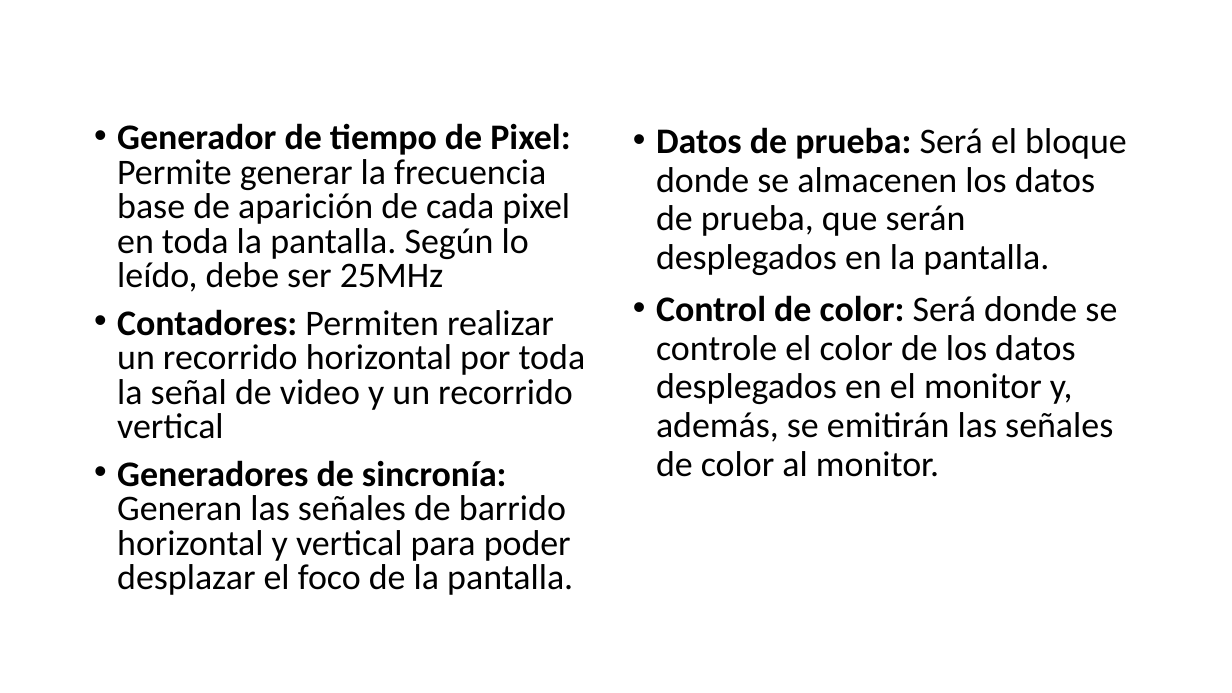
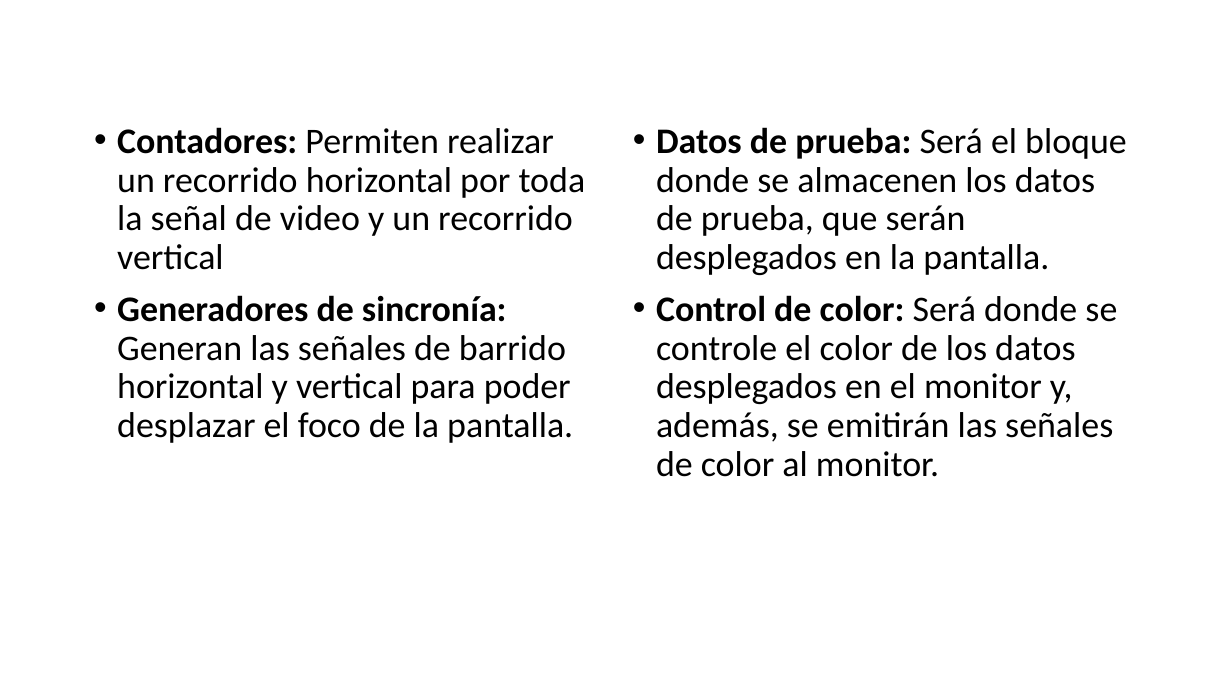
Before and after one commit to lleon95/proy_1_grupo_7_II_2016, a slide deck: slide 4 of Diseño/Bosquejo de bloques - definitivo (1).pptx. Drawn at 1232x693 pixels with LibreOffice and Linux fonts; fonts in the diff are those of the drawing. Boxes give left, top, right and bottom in pixels: in the first picture for what was removed or moved away, otherwise in the second. Text is boxed around its words. In the diff, an @@ line names an element or a change of style, - is before the commit and + after.

```diff
--- a/Diseño/Bosquejo de bloques - definitivo (1).pptx
+++ b/Diseño/Bosquejo de bloques - definitivo (1).pptx
@@ text "Contadores: Permiten realizar un recorrido ..." at (117, 127, 586, 443): line spacing 0.8 to 0.9 @@
@@ text at (117, 123, 570, 292): paragraph removed @@
-• Generador de tiempo de Pixel: Permite generar la frecuencia base de aparición de cada pixel en toda la pantalla. Según lo leído, debe ser 25MHz
```
Also in this commit, not shown: 3 other slides changed.
